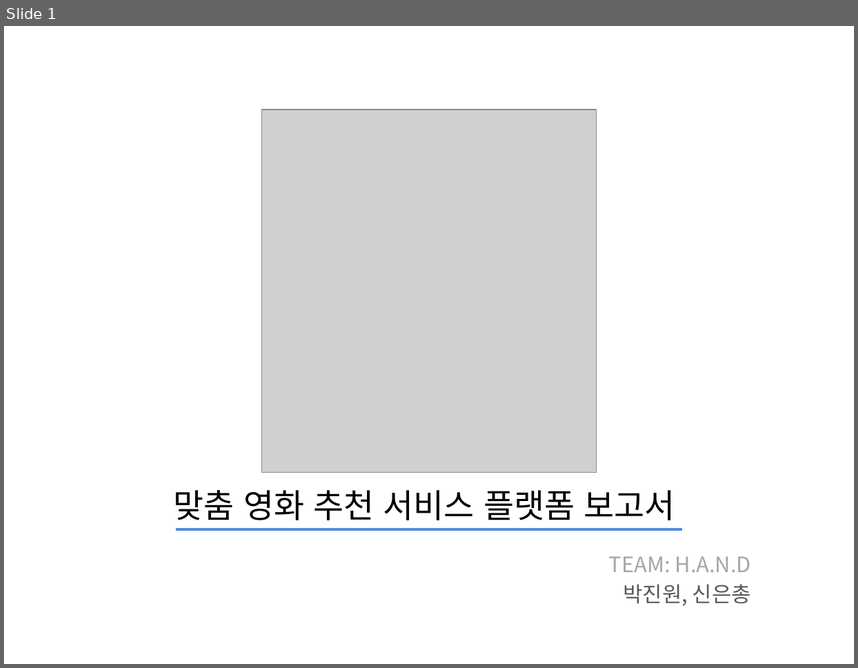
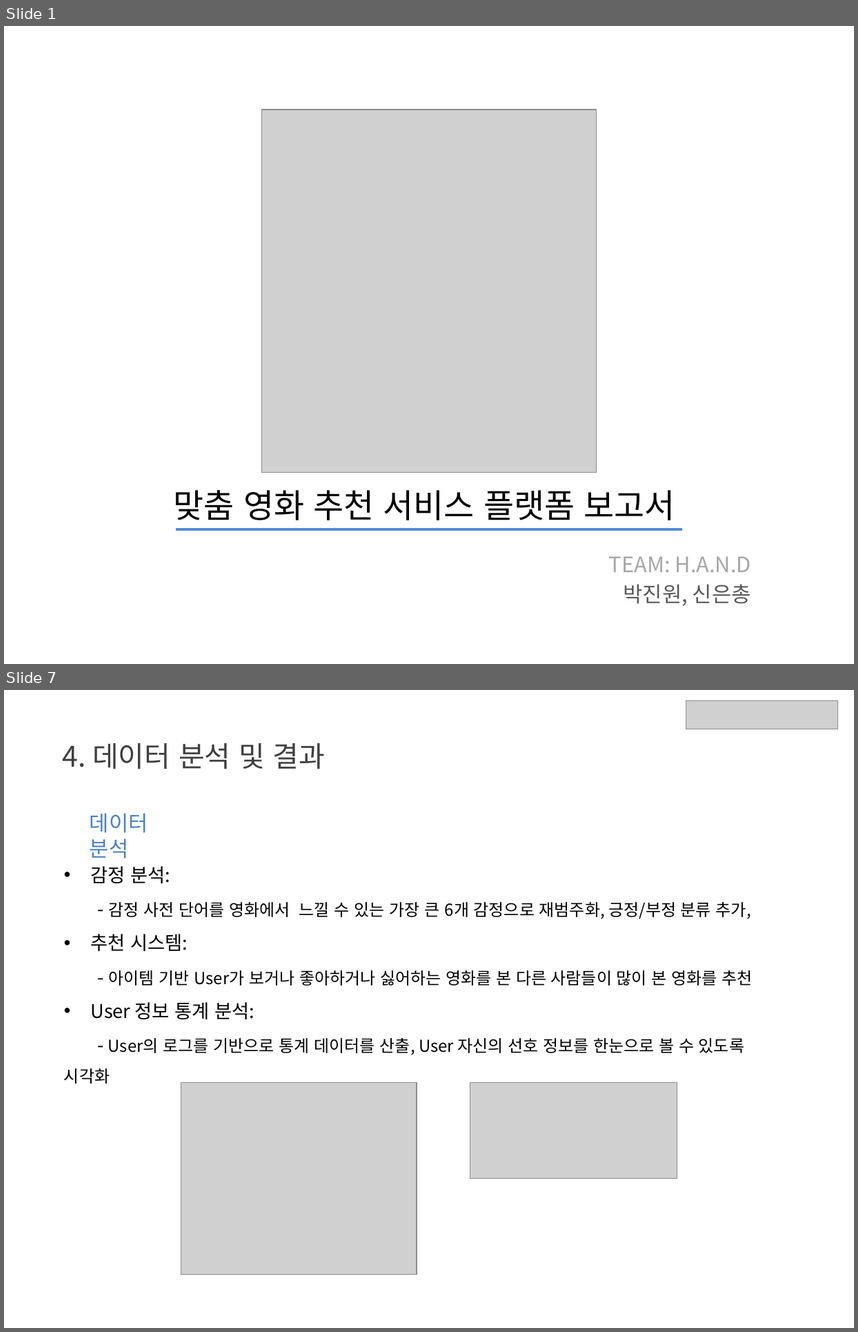
Before and after one commit to chongs02/final_project, a slide deck: DataScience/Documents/결과보고서.pptx. Shown one above the other, each under a label of ours: slide 1 before the commit, slides 1 and 7 after it; the slides between them are not shown. The pictures are 858x668 and 858x1332 pixels, drawn with LibreOffice and Linux fonts; fonts in the diff are those of the drawing; grey boxes stand for pictures. Boxes give left, top, right and bottom in pixels: in the first picture for what was removed or moved away, otherwise in the second. Text is boxed around its words. In the diff, an @@ line names an element or a change of style, - is before the commit and + after.

```diff
--- a/DataScience/Documents/결과보고서.pptx
+++ b/DataScience/Documents/결과보고서.pptx
@@ slide 7 added at <box>4,690,854,1328</box>, background #FFFFFF @@
@@ picture added at <box>686,701,838,729</box> @@
@@ text added at <box>63,743,325,769</box>, 24 pt, text #404040 @@
+4. 데이터 분석 및 결과
@@ text added at <box>90,813,148,858</box>, 18 pt, text #4F81BD @@
+데이터 분석
@@ text added at <box>90,866,752,1055</box>, 14 pt, text #000000 @@
+• 감정 분석:
+- 감정 사전 단어를 영화에서 느낄 수 있는 가장 큰 6개 감정으로 재범주화, 긍정/부정 분류 추가,
+• 추천 시스템:
+- 아이템 기반 User가 보거나 좋아하거나 싫어하는 영화를 본 다른 사람들이 많이 본 영화를 추천
+• User 정보 통계 분석:
+- User의 로그를 기반으로 통계 데이터를 산출, User 자신의 선호 정보를 한눈으로 볼 수 있도록 시각화
@@ picture added at <box>181,1083,417,1274</box> @@
@@ picture added at <box>470,1083,677,1179</box> @@
```
Also in this commit, not shown: 3 slides changed, 8 other slides added, 29 slides removed, 15 other files.
